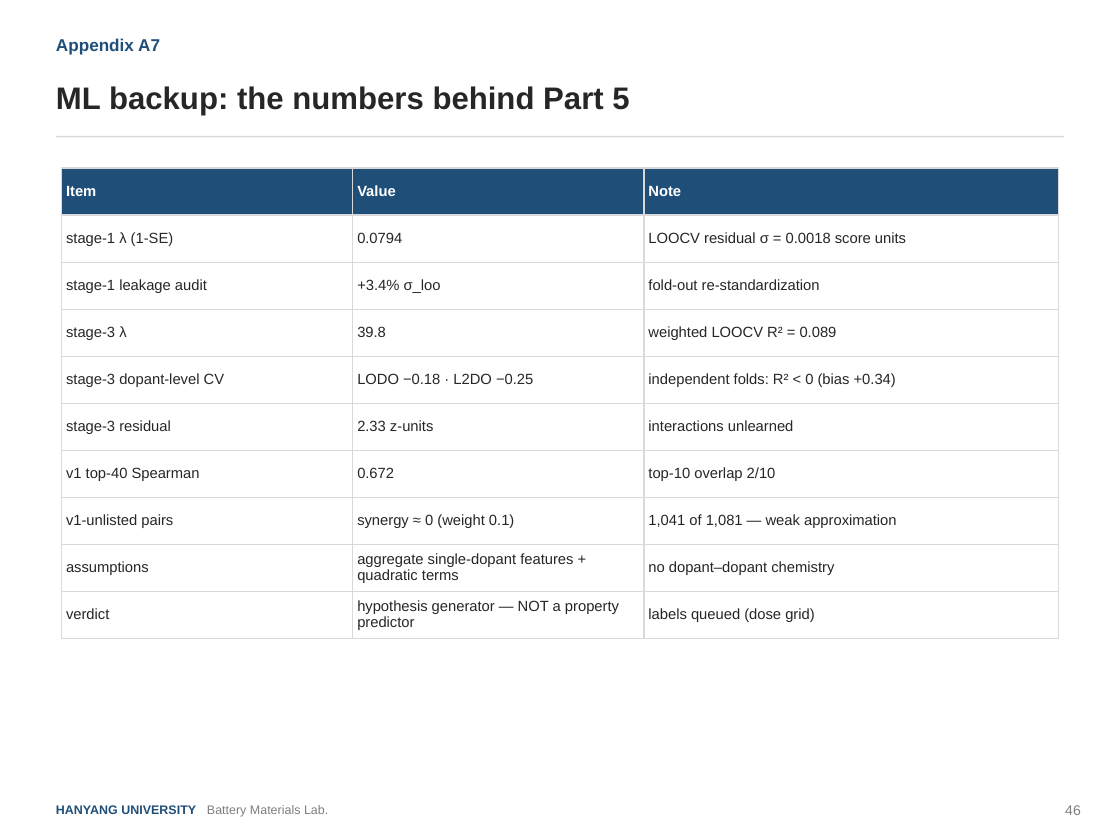
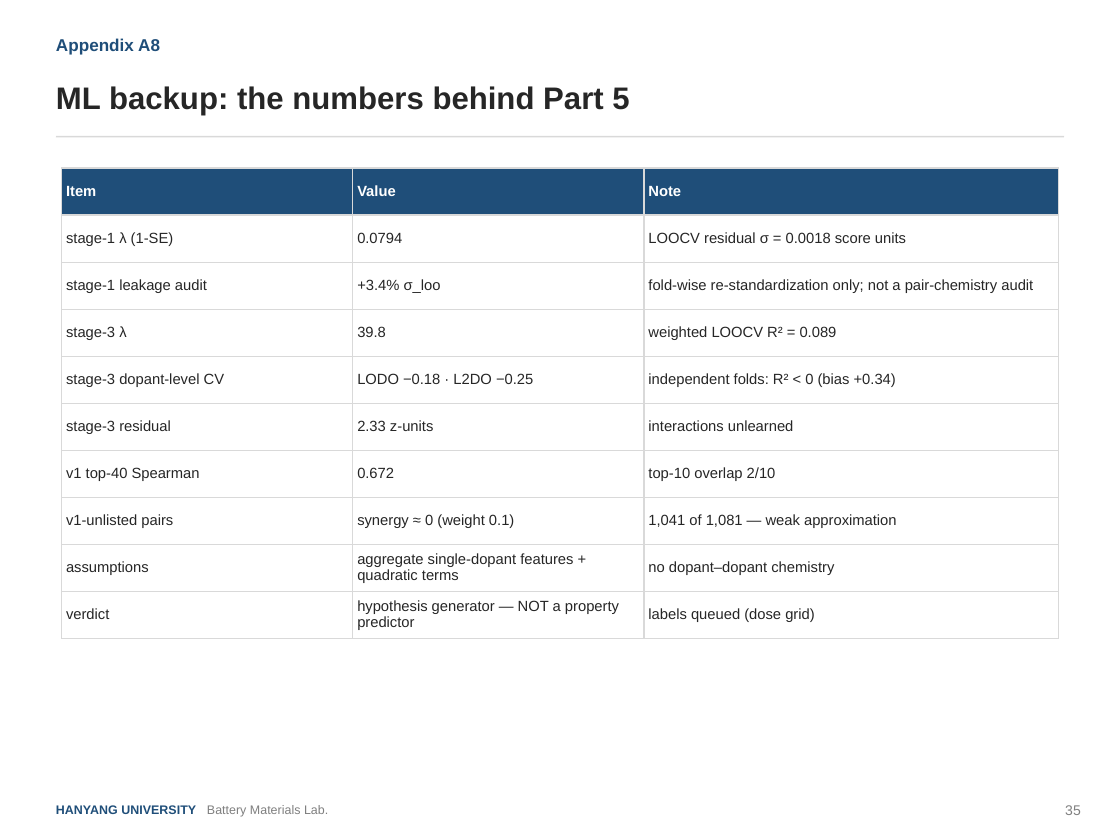
Before and after one commit to yonghoon7153-source/Yonghoon-DEM-DFT, a slide deck: slide 35 of kb/seminars/Research_Seminar_2026_08_final.pptx (slide 46 before the commit). Drawn at 1120x840 pixels with LibreOffice and Linux fonts; fonts in the diff are those of the drawing. Boxes give left, top, right and bottom in pixels: in the first picture for what was removed or moved away, otherwise in the second. Text is boxed around its words. In the diff, an @@ line names an element or a change of style, - is before the commit and + after.

```diff
--- a/kb/seminars/Research_Seminar_2026_08_final.pptx
+++ b/kb/seminars/Research_Seminar_2026_08_final.pptx
@@ text at <box>56,38,160,55</box>: text changed @@
-Appendix A7
+Appendix A8
@@ table at <box>62,168,1058,634</box> @@
-row 3, column 3: fold-out re-standardization
+row 3, column 3: fold-wise re-standardization only; not a pair-chemistry audit
@@ text at <box>1065,805,1081,815</box>: text changed @@
-46
+35
```
Also in this commit, not shown: 34 other slides changed, 1 slide added, 11 slides removed, 4 other files.
